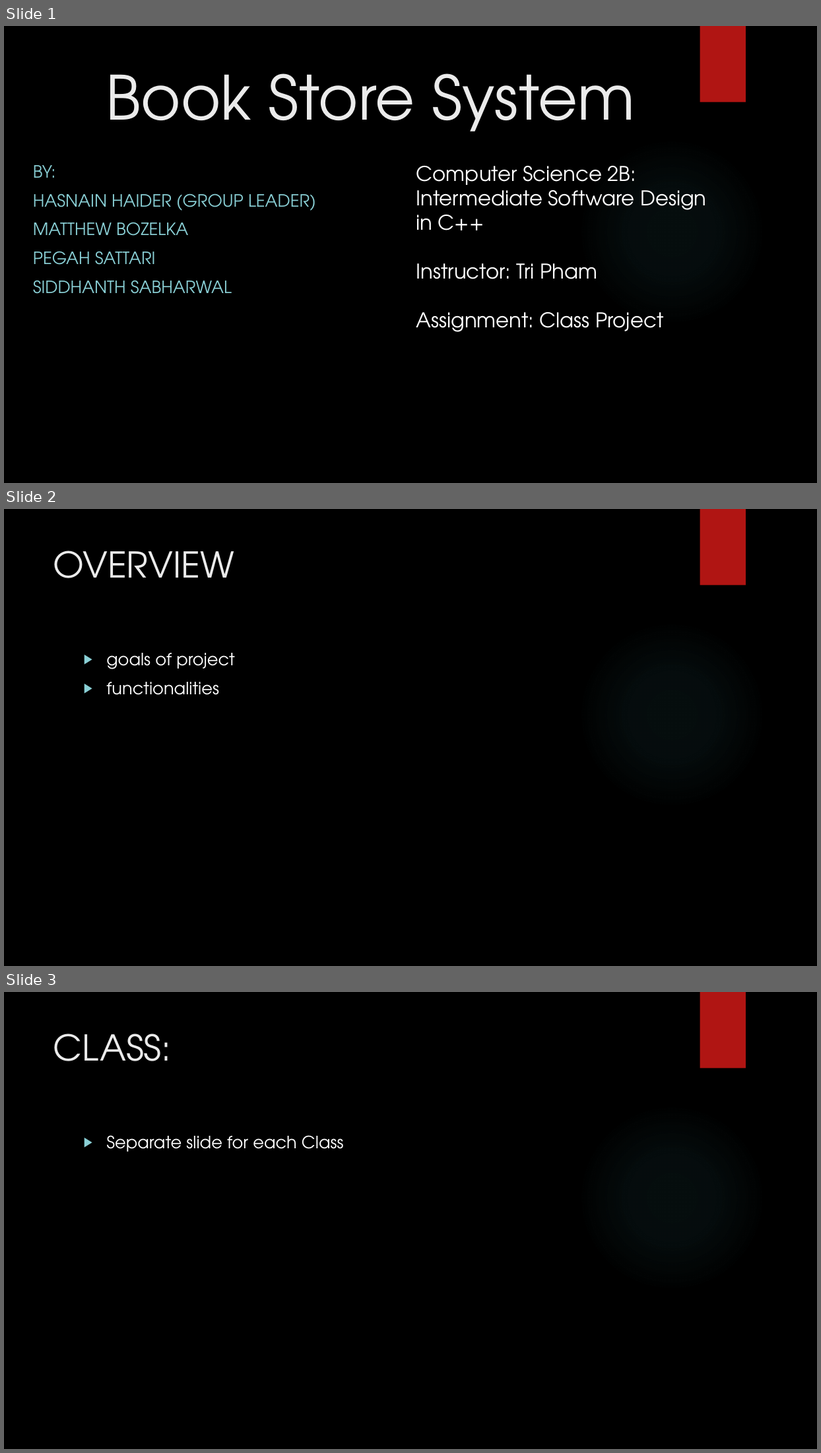
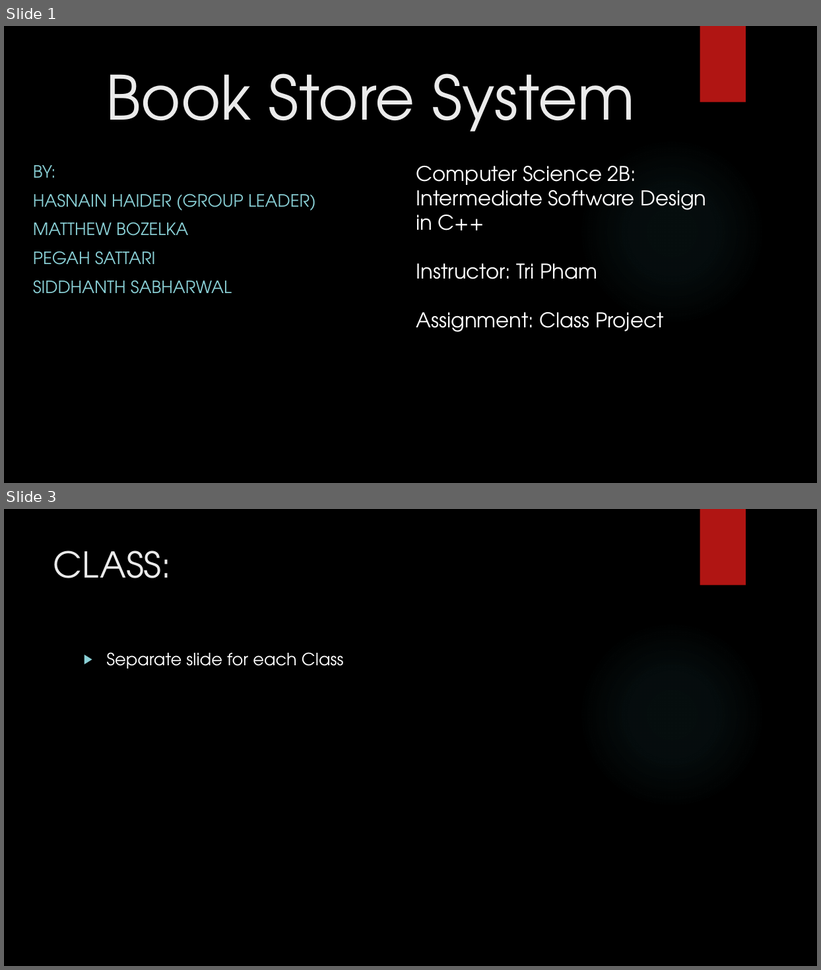
Before and after one commit to Timothy-W/BookStoreApp, a slide deck: BookStoreApp Presentation.pptx. Shown one above the other, each under a label of ours: slides 1, 2 and 3 before the commit, slides 1 and 3 after it; the slides between them are not shown. The pictures are 821x1453 and 821x970 pixels, drawn with LibreOffice and Linux fonts; fonts in the diff are those of the drawing; background and template pictures are left out. Boxes give left, top, right and bottom in pixels: in the first picture for what was removed or moved away, otherwise in the second. Text is boxed around its words. In the diff, an @@ line names an element or a change of style, - is before the commit and + after.

Commit message:
Modified "Goals" slide in power point

```diff
--- a/BookStoreApp Presentation.pptx
+++ b/BookStoreApp Presentation.pptx
@@ slide 2 removed at <box>4,509,817,966</box>, background picture (left out); not listed: 2 template elements that a slide beside it also shows @@
@@ title removed at <box>54,551,234,578</box> @@
-OVERVIEW
@@ text removed at <box>106,653,235,695</box> @@
-▶ goals of project
-▶ functionalities
```
Also in this commit, not shown: 1 slide added.
